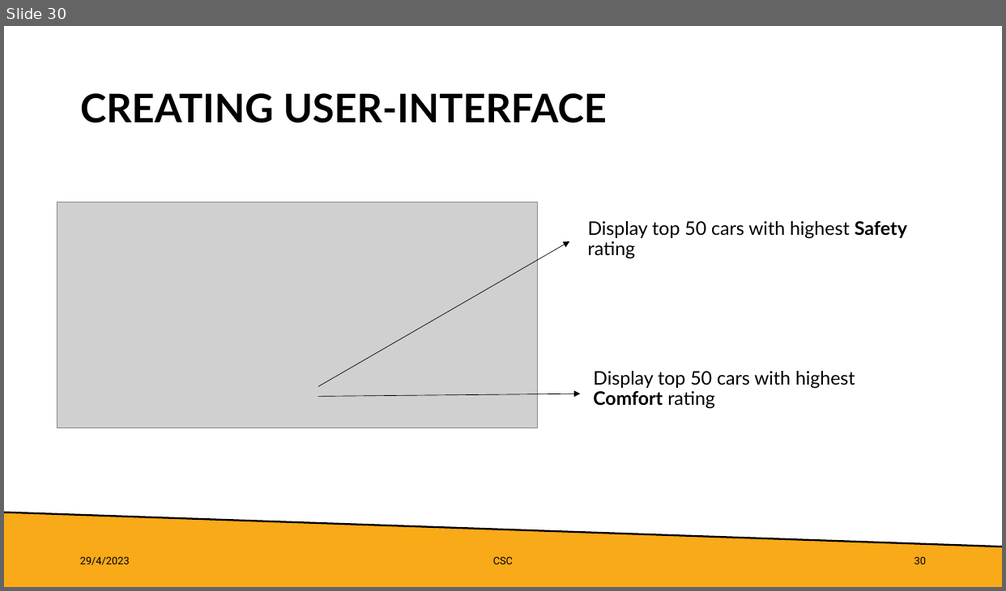
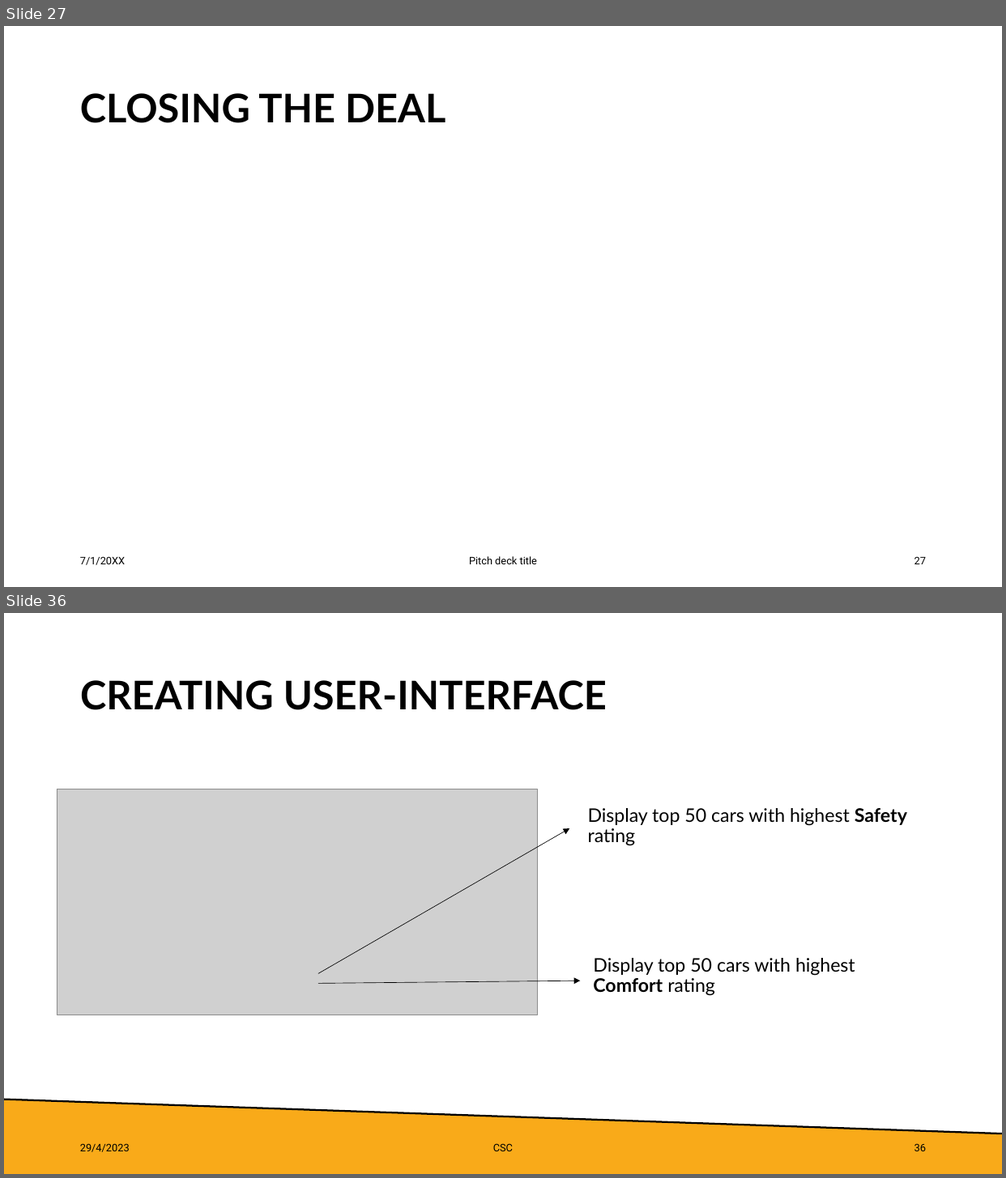
Before and after one commit to lkimhui/CarSmartConsultancy, a slide deck: BIG_DATA_PROCESSING_PresentationDeck.pptx. Shown one above the other, each under a label of ours: slide 30 before the commit, slides 27 and 36 after it; the slides between them are not shown. The pictures are 1006x591 and 1006x1178 pixels, drawn with LibreOffice and Linux fonts; fonts in the diff are those of the drawing; grey boxes stand for pictures. Boxes give left, top, right and bottom in pixels: in the first picture for what was removed or moved away, otherwise in the second. Text is boxed around its words. In the diff, an @@ line names an element or a change of style, - is before the commit and + after.

```diff
--- a/BIG_DATA_PROCESSING_PresentationDeck.pptx
+++ b/BIG_DATA_PROCESSING_PresentationDeck.pptx
@@ slide 27 added at <box>4,26,1002,587</box>, background #FFFFFF @@
@@ title added at <box>80,93,445,123</box>, 38 pt, text #000000, bold @@
+CLOSING THE DEAL
@@ text added at <box>80,557,125,565</box>, 10 pt, text #000000 @@
+7/1/20XX
@@ text added at <box>469,557,537,565</box>, 10 pt, text #000000 @@
+Pitch deck title
@@ page number added at <box>914,557,926,565</box>, 10 pt, text #000000 @@
+27
@@ what was slide 30 is now slide 36 @@
@@ page number at <box>914,1144,926,1152</box>: text changed @@
-30
+36
```
Also in this commit, not shown: 15 slides changed, 5 other slides added, 1 other file.
